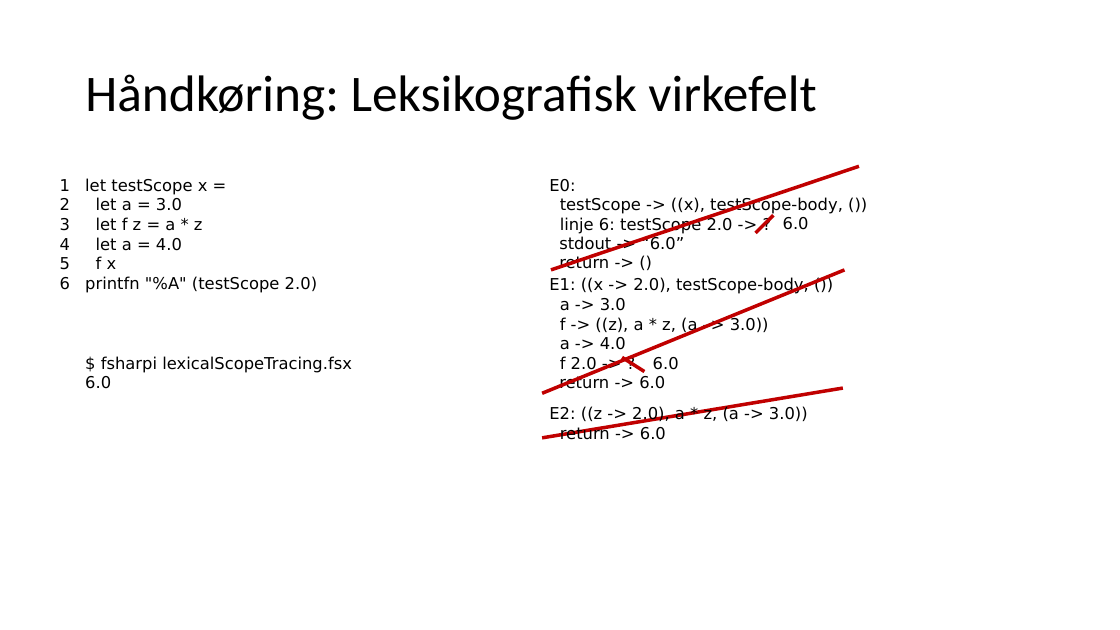
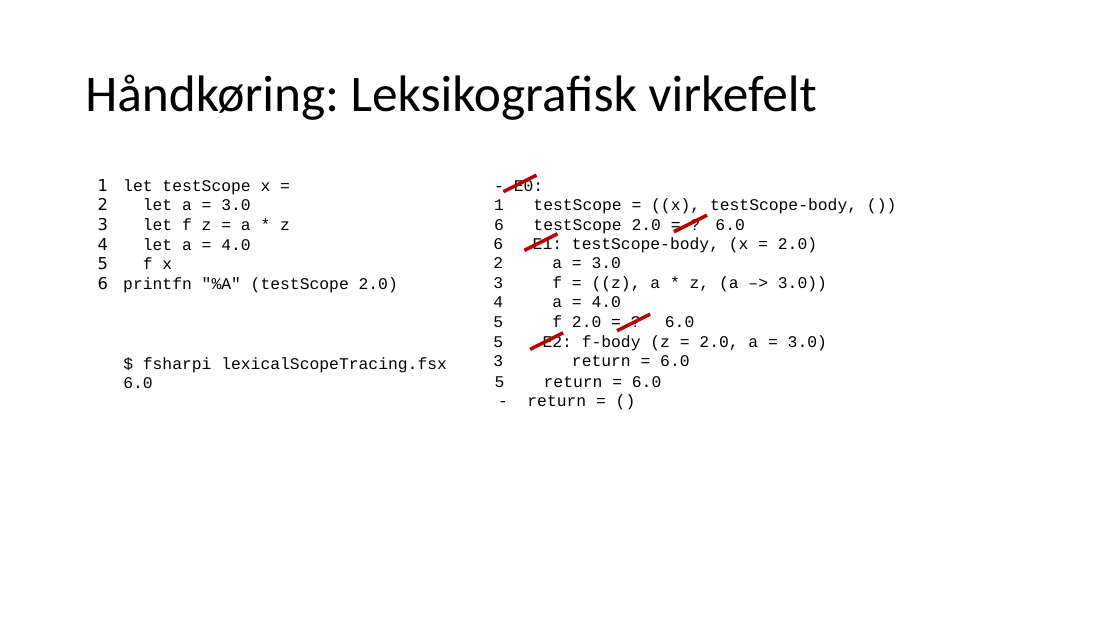
Before and after one commit to fisterloegsovs/pop22, a slide deck: slide 7 of lectures/4.2StackHeapRefsHigherOrderFctsTracing/lecture.pptx (slide 15 before the commit). Drawn at 1120x630 pixels with LibreOffice and Linux fonts; fonts in the diff are those of the drawing. Boxes give left, top, right and bottom in pixels: in the first picture for what was removed or moved away, otherwise in the second. Text is boxed around its words. In the diff, an @@ line names an element or a change of style, - is before the commit and + after.

```diff
--- a/lectures/4.2StackHeapRefsHigherOrderFctsTracing/lecture.pptx
+++ b/lectures/4.2StackHeapRefsHigherOrderFctsTracing/lecture.pptx
@@ text "1": place and size @@
-text "1" at [60, 179, 70, 290]
+text "1" at [98, 179, 108, 290]
@@ text "let testScope x =": place and size @@
-text "let testScope x =" at [85, 178, 317, 293]
+text "let testScope x =" at [123, 179, 398, 293]
@@ text "let testScope x =" at [123, 179, 398, 293]: font DejaVu Sans to Courier New @@
@@ text at [494, 179, 857, 235]: text changed; font DejaVu Sans to Courier New @@
-E0:
-testScope -> ((x), testScope-body, ())
-linje 6: testScope 2.0 -> ?
+- E0:
+1 testScope = ((x), testScope-body, ())
+6 testScope 2.0 = ?
@@ line moved from (542, 438) - (843, 388) to (503, 192) - (537, 176) @@
@@ text at [493, 237, 827, 332]: text changed; font DejaVu Sans to Courier New @@
-E1: ((x -> 2.0), testScope-body, ())
-a -> 3.0
-f -> ((z), a * z, (a –> 3.0))
-a -> 4.0
-f 2.0 -> ?
+6 E1: testScope-body, (x = 2.0)
+2 a = 3.0
+3 f = ((z), a * z, (a –> 3.0))
+4 a = 4.0
+5 f 2.0 = ?
@@ line moved from (551, 270) - (860, 166) to (524, 250) - (558, 234) @@
@@ line moved from (756, 233) - (774, 215) to (674, 232) - (707, 215) @@
@@ text added at [715, 219, 744, 230], 14 pt, text #000000 @@
+6.0
@@ line moved from (644, 371) - (623, 357) to (618, 331) - (650, 314) @@
@@ text added at [665, 316, 694, 327], 14 pt, text #000000 @@
+6.0
@@ text "$ fsharpi lexicalScopeTracing.fsx" at [123, 357, 447, 388]: font DejaVu Sans to Courier New @@
@@ text "$ fsharpi lexicalScopeTracing.fsx": place and size @@
-text "$ fsharpi lexicalScopeTracing.fsx" at [85, 356, 352, 389]
+text "$ fsharpi lexicalScopeTracing.fsx" at [123, 357, 447, 388]
@@ text at [493, 334, 827, 366]: text changed; font DejaVu Sans to Courier New @@
-E2: ((z -> 2.0), a * z, (a -> 3.0))
-return -> 6.0
+5 E2: f-body (z = 2.0, a = 3.0)
+3 return = 6.0
@@ line moved from (542, 393) - (844, 270) to (530, 350) - (563, 333) @@
@@ text at [495, 376, 661, 387]: text changed; font DejaVu Sans to Courier New @@
-6.0
-return -> 6.0
+5 return = 6.0
@@ text at [527, 395, 586, 406]: text changed; font DejaVu Sans to Courier New @@
-6.0
-stdout -> “6.0”
-return -> ()
+- return = ()
```
Also in this commit, not shown: 14 other slides changed, 1 slide added, 2 slides removed, 14 other files.
